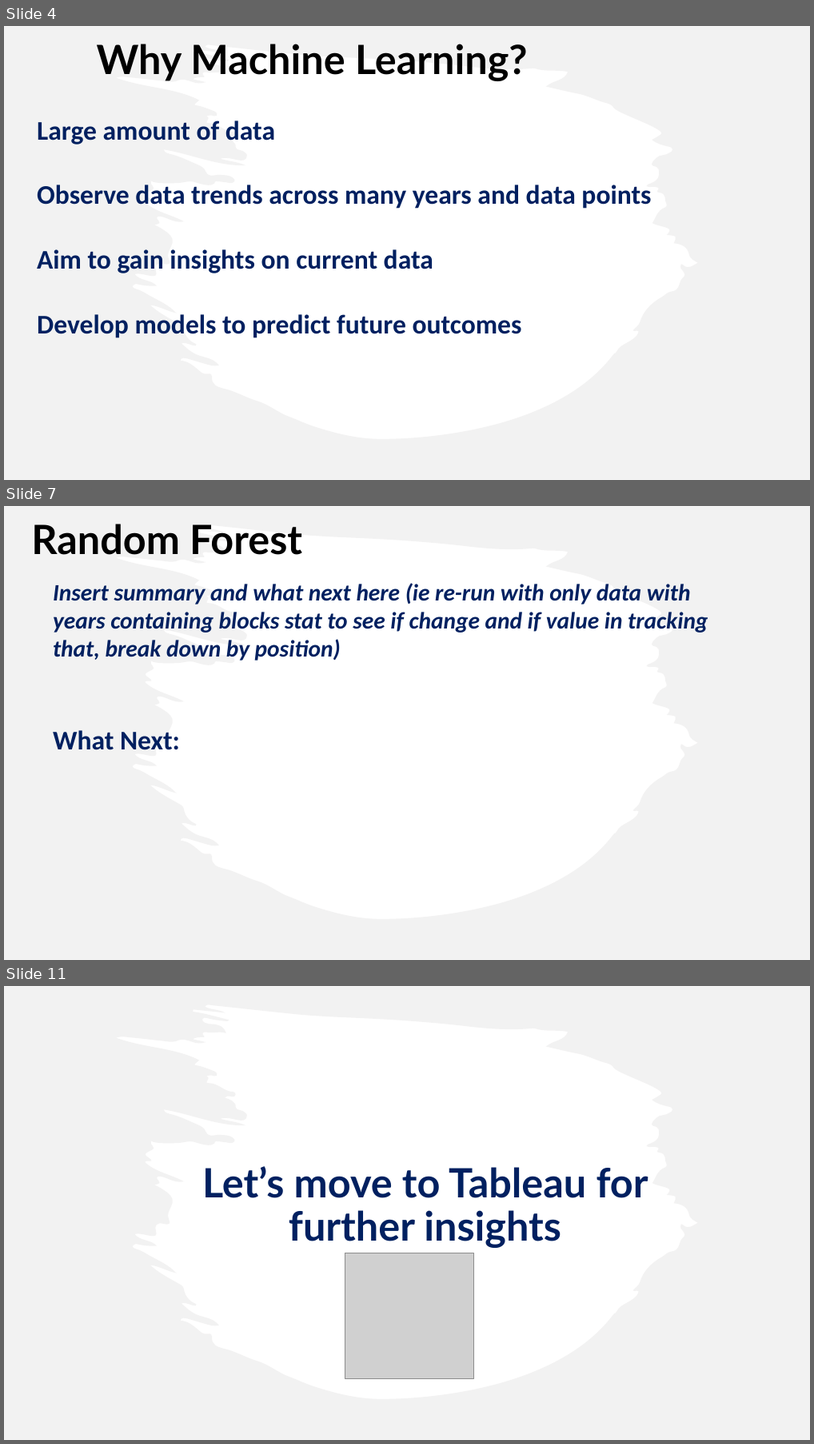
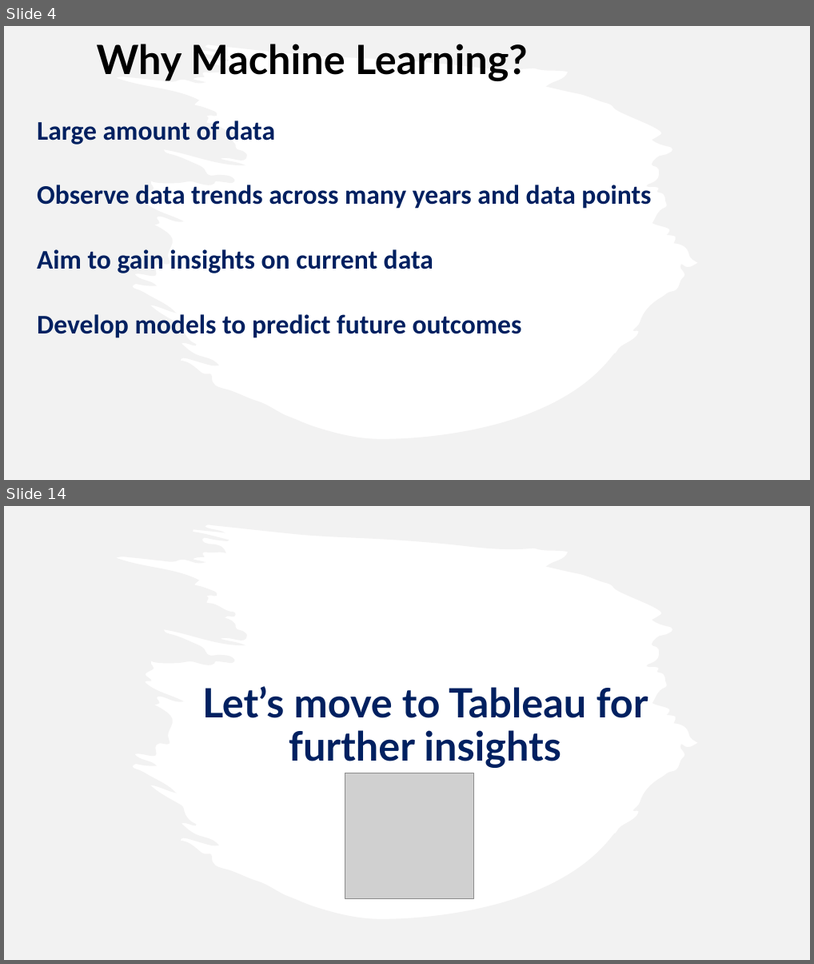
Before and after one commit to caitbeatty/nba_machine_learning, a slide deck: NBAPresentation.pptx. Shown one above the other, each under a label of ours: slides 4, 7 and 11 before the commit, slides 4 and 14 after it; the slides between them are not shown. The pictures are 814x1444 and 814x964 pixels, drawn with LibreOffice and Linux fonts; fonts in the diff are those of the drawing; grey boxes stand for pictures. Boxes give left, top, right and bottom in pixels: in the first picture for what was removed or moved away, otherwise in the second. Text is boxed around its words. In the diff, an @@ line names an element or a change of style, - is before the commit and + after.

```diff
--- a/NBAPresentation.pptx
+++ b/NBAPresentation.pptx
@@ slide 7 removed at box(4, 506, 810, 960), background #FFFFFF @@
@@ freeform shape removed at box(4, 506, 810, 960) @@
@@ text removed at box(31, 524, 302, 555) @@
-Random Forest
@@ text removed at box(53, 583, 708, 750) @@
-Insert summary and what next here (ie re-run with only data with years containing blocks stat to see if change and if value in tracking that, break down by position)
-What Next:
@@ what was slide 11 is now slide 14 @@
```
Also in this commit, not shown: 3 slides changed, 6 slides added, 2 other slides removed, 2 other files.
